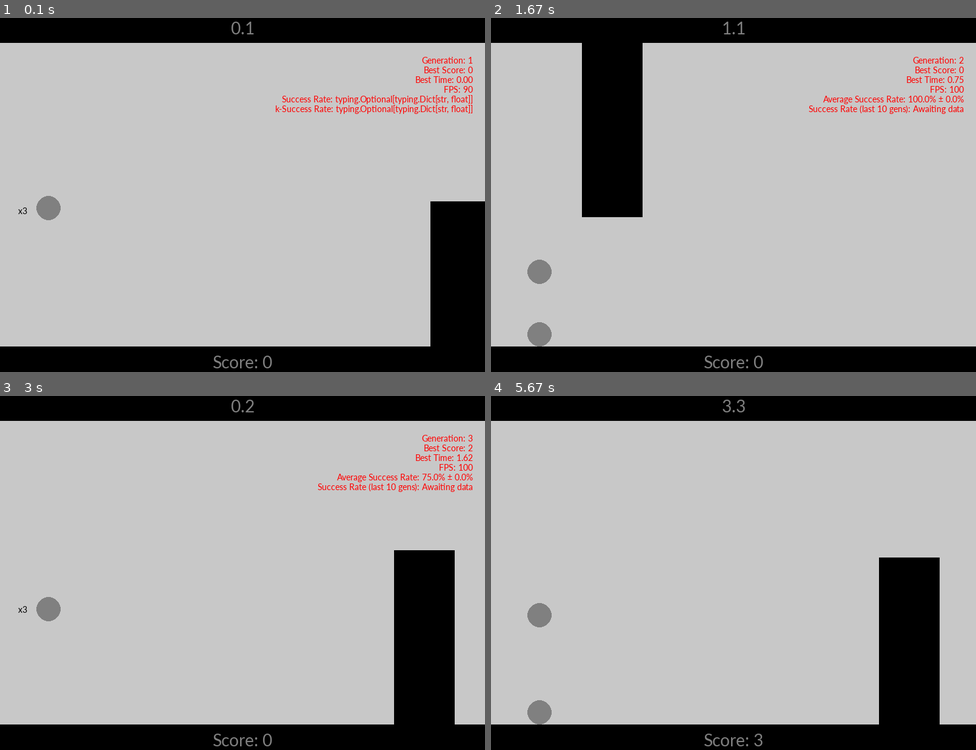
Above: before the commit, frames 1-4 (two rows, left to right).
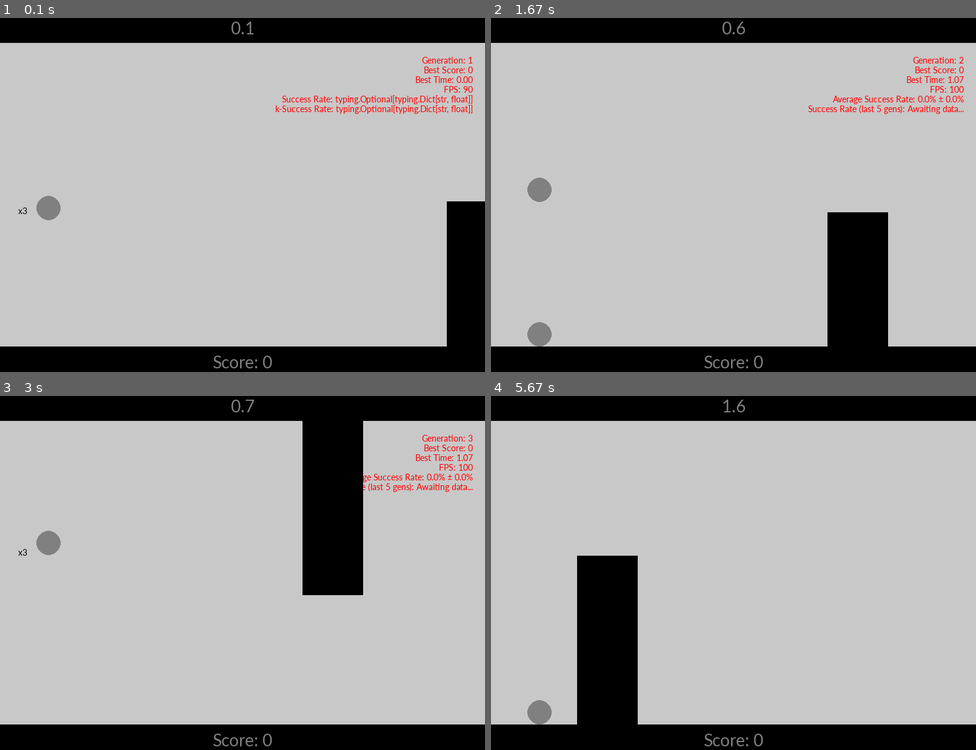
Above: after the commit, the same moments.

Repository: philmuri/GA-project
Game: pygame game, started from src/main.py
Two runs of this game, one before a commit and one after it. Both use one fixed random seed, a clock stepped at 60 frames per second and the inputs below.
Inputs:
- Up to frame 1 (0.1 s): no input
- Up to frame 2 (1.67 s): tap E at 0.33 s; tap I at 0.67 s; hold I 1-1.47 s; hold E from 1.5 s (still down)
- Up to frame 3 (3 s): release E at 1.97 s
- Up to frame 4 (5.67 s): tap I at 3, 4.4, 4.7 s; hold E 4.33-4.8 s

The runs differ from the first frame. In frame 1, 1.4% of the frame differs, in the area x 88-93%, y 51-93%; in frame 2, 12%; in frame 3, 13%, in the area x 3-98%, y 1-93%; in frame 4, 12%.

Commit message:
fix: fixed new performance metric (it was computed incorrectly before)

Diff:
--- a/src/common/settings.py
+++ b/src/common/settings.py
@@ -9,7 +9,7 @@
 BASE_COLOR = (0, 0, 0)
 OBSTACLE_COLOR = (0, 0, 0)
 
-OBSTACLE_SPEED = 10
+OBSTACLE_SPEED = 7
 GRAVITY = 0.5
 JUMP_FORCE = -10
 GAME_FPS = 90
@@ -18,7 +18,7 @@
 PLAYER_START_HEIGHT = HEIGHT // 2
 PLAYER_RADIUS = 20
 # tied to GAME_FPS; actual cd is = PLAYER_JUMP_COOLDOWN when GAME_FPS = 60
-PLAYER_JUMP_COOLDOWN = 0.5
+PLAYER_JUMP_COOLDOWN = 0.3
 PLAYER_COLOR = (128, 128, 128)
 PLAYER_DEATH_COLOR = (255, 0, 0)
 
@@ -29,17 +29,20 @@
 
 # Constants: AI
 is_AI = True
+MAX_GENERATIONS = 100
 POPULATION_SIZE = 3
 MUTATION_CHANCE = 0.5  # mutation probability per weight
 MUTATION_SIZE = 1  # value of 1 gives up to +-0.25 to weights
 KEEP_PARENTS = 2
-# The sum of the following must be below 1:
+# The sum of the following must be below 1
+# The remainder 1 - CROSSOVER_RATE - CROSS_GENERATION_RATE is for cloning and culling
 CROSSOVER_RATE = 0.3
-CROSS_GENERATION_RATE = 0.3
-# number of generations before partly randomizing genes if no performance improvement since
+CROSS_GENERATION_RATE = 0.1
+# culling: number of generations before partly randomizing genes if no performance improvement since
 RESET_THRESHOLD = 10
 # threshold in range [0,1] to pass prediction for player to jump. determined empirically to achieve a
 # balance between cautiosness and aggressiveness in jumping
 DECISION_THRESHOLD = 0.5
-# Evaluation metrics:
-EM_KSUCCESS = 10  # last k generations for jump success rate evaluation
+LOSS_PENALTY = 1  # death/loss scaling relative to score points
+# Evaluation/performance metrics:
+EM_KSUCCESS = 5  # last k generations for jump success rate evaluation
--- a/src/main.py
+++ b/src/main.py
@@ -52,7 +52,8 @@
 # player scores accessed via player_scores['scores'][player_idx][generation]
 player_scores = {
     'player_id': [0] * c.POPULATION_SIZE,
-    'scores': [[] for _ in range(c.POPULATION_SIZE)]
+    'scores': [[] for _ in range(c.POPULATION_SIZE)],
+    'deaths': [0] * c.POPULATION_SIZE
 }
 gen_score = 0
 gen_scores = []
@@ -142,7 +143,7 @@
                     f"Success Rate (last {c.EM_KSUCCESS} gens): {100*v['mean']:.1f}% ± {100*v['std']:.1f}%", True, c.FONT_INFO_COLOR)
             else:
                 text = font.render(
-                    f"Success Rate (last {c.EM_KSUCCESS} gens): Awaiting data", True, c.FONT_INFO_COLOR)
+                    f"Success Rate (last {c.EM_KSUCCESS} gens): Awaiting data...", True, c.FONT_INFO_COLOR)
         else:
             text = font.render(f"{k}: {v}", True, c.FONT_INFO_COLOR)
         text_x = c.WIDTH - text.get_width() - 20
@@ -151,12 +152,13 @@
         screen.blit(text, (text_x, y_offset))
 
 
-def get_success_metric(gen_length: int = generation - 1) -> Dict[str, float] | None:
+def get_success_metric(gen_length: int = generation - 1, loss_penalty: int = 1) -> Dict[str, float] | None:
     if generation >= gen_length:
         rates = []
         for _ in population:
-            rates.append(get_player_success(
-                player_id=id(_), gen_length=gen_length))
+            rates.append(get_player_success(player_id=id(_),
+                                            gen_length=gen_length,
+                                            loss_penalty=loss_penalty))
         result = {
             'mean': np.mean(rates),
             'min': min(rates),
@@ -166,22 +168,29 @@
         return result
 
 
-def get_player_success(player_id: int, gen_length: int = generation - 1) -> float | None:
+def get_player_success(player_id: int, gen_length: int = generation - 1, loss_penalty: int = 1) -> float | None:
     """Evaluation Metric: Player Jump Success Rate
     Computes the fractional obstacle jump success rate for a particular player across generations.
 
     Args:
         player_id (int): Unique memory address identifier of Player object.
         gen_length (int): Number of past generations to include for evaluating success rate.
+        loss_penalty (int): scaling factor for death/loss penalty. Default is 1, corresponding to
+            a player death being worth 1 score points / obstacle passings.
 
     Returns:
-        float | None: The obstacle jump success rate of the player.
+        float | None: The obstacle jump success rate of the player; an alternative performance
+        metric to the player time survived.
     """
     if generation >= gen_length:
         if player_id in player_scores['player_id']:
             idx = player_scores['player_id'].index(player_id)
             history = player_scores['scores'][idx][-gen_length:]
-            return 1 / (1 + (sum(history) / overall_deaths))
+            total = sum(history)
+            if total == 0:
+                return 0.0
+            else:
+                return 1 / (1 + ((loss_penalty * player_scores['deaths'][idx]) / sum(history)))
         else:
             print(f"Player ID {player_id} not found")
 
@@ -220,13 +229,13 @@
                     game_paused = not game_paused
                 if event.key == pg.K_SPACE:
                     user_player.jump(fps=game_fps)
-                if event.key == pg.K_e:
+                if event.key == pg.K_e:  # fps control
                     game_fps += 5
                     info_text['FPS'] = game_fps
                 if event.key == pg.K_q:
                     game_fps -= 5
                     info_text['FPS'] = game_fps
-                if event.key == pg.K_i:
+                if event.key == pg.K_i:  # toggle into
                     info_toggle = not info_toggle
 
         if not game_paused:
@@ -273,6 +282,7 @@
                         # normally not needed if order of players in population is not changed:
                         if id(_) in player_scores['player_id']:
                             player_scores['scores'][i].append(_.score)
+                            player_scores['deaths'][i] += 1
 
                 if len(dead_players) == c.POPULATION_SIZE:
                     if dead_players[-1].is_animating:  # last dead player
@@ -368,11 +378,16 @@
         gen_score = 0
         info_text['Generation'] = generation
         info_text['Best Time'] = best_overall_time
-        info_text['Success Rate'] = get_success_metric()
+        info_text['Success Rate'] = get_success_metric(
+            loss_penalty=c.LOSS_PENALTY)
         info_text['k-Success Rate'] = get_success_metric(
-            gen_length=c.EM_KSUCCESS)
-
-        game_running = True
+            gen_length=c.EM_KSUCCESS, loss_penalty=c.LOSS_PENALTY)
+
+        if generation < c.MAX_GENERATIONS:
+            game_running = True
+        else:
+            print(
+                f"Max generation of {c.MAX_GENERATIONS} exceeded; ending game.")
 
 
 """
